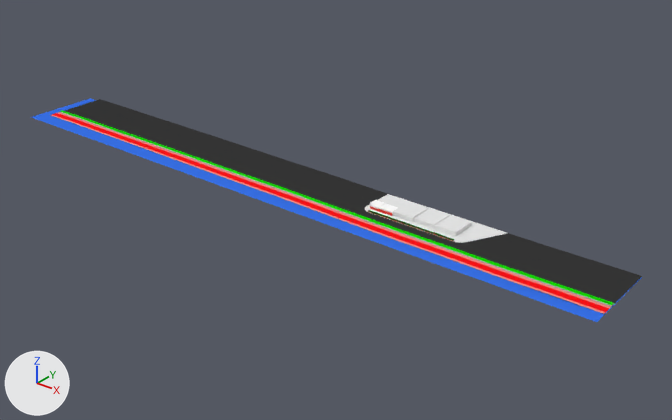
Before and after pictures for a commit that changed the Blender file Assets/boardwalkLayout.blend.
Rendered twice from a camera (50 mm lens) standing at (17.5, -18.09, 11.05) and looking at (2.2, 1.03, -0.81). Every picture has the same lights, and +X, +Y and +Z are marked at lower left.

In view in the first picture: 'B Block', 'B_Luce', 'Plane', 'Plane.001', 'Plane.002', 'SatMap', 'Street Layout'.
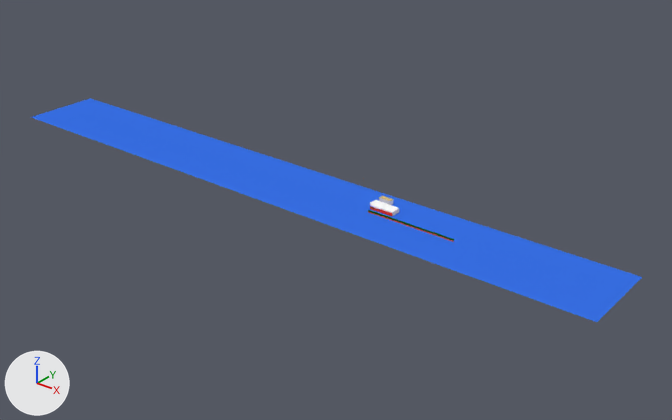
Commit message: Luce Detail
Modeled detail elements on Luce building facade

What differs and where, as boxes [x1, y1, x2, y2] in the pictures (672 x 420 px):
'Street Layout', hidden
    before: [51, 99, 642, 314]
'B Block', hidden
    before: [365, 194, 507, 243]
'Plane.002', deleted
    before: [434, 215, 472, 236]
'Plane.001', deleted
    before: [414, 208, 450, 229]
'Plane', deleted
    before: [393, 202, 429, 222]
part 1 of me_plane_004, built on
    before: [370, 200, 385, 211]
    after: [370, 200, 387, 212]
'SatMap', unchanged, uncovered by the edit
    both: [32, 98, 642, 322]

The change, as a list of edits to the scene's bpy script:
```text
Add mat_lucetrim:
    mat_lucetrim = diffuse_material('LuceTrim')
    mat_lucetrim.base_color = (0.00545, 0.0, 1.0)  # blue #1100ff
Add mat_lucewindow:
    mat_lucewindow = diffuse_material('LuceWindow')
    mat_lucewindow.base_color = (0.214, 0.0695, 0.0148)  # brown #7f4b20
Change me_plane_004:
    used by ob_b_luce; location = (4.21, 0.4, 0.1)
    remove me_plane_004.from_pydata(...)  # 39 vertices, 34 faces; spans x -0.349..-0.005, y -0.05..0.305, z -0.096..0.07
    add me_plane_004.from_pydata(...)  # 143 vertices, 107 faces; spans x -0.352..0.07, y -0.053..0.305, z -0.096..0.07
    me_plane_004 part 1
    1 vertex is removed from x -0.349, y 0.081, z -0.096
    8 faces are deleted
    5 vertices in x -0.008..-0.006, y -0.05..0.296, z -0.096..0.033 move by (0.076, 0.0, 0.0)
    4 vertices in x -0.349..-0.325, y 0.081..0.085, z -0.096..0.033 move by (0.0, 0.019, 0.0)
    1 vertex moves from x -0.005, y -0.05, z -0.096 to x 0.07, y -0.05, z -0.096
    38 vertices are added at x -0.349..-0.139, y -0.047..0.168, z -0.096..-0.018
    17 new vertices lie (0.0, 0.0, 0.043) away from vertices in x -0.349..-0.139, y -0.047..0.168, z -0.061
    3 new faces join them, mat_lucetop (its picture is missing)
    9 new faces join them, mat_lucebottom (its picture is missing)
    32 new faces join them, mat_lucewindow (brown #7f4b20)
    add me_plane_004.materials.append(mat_lucetrim)  # blue #1100ff
    add me_plane_004.materials.append(mat_lucewindow)  # brown #7f4b20
Remove ob_plane:
    ob_plane = bpy.data.objects.new('Plane', me_plane)
    ob_plane.location = (5.65, 0.55, -0.01)
Change ob_b_block:
    add ob_b_block.hide_viewport = True
Change ob_street_layout:
    add ob_street_layout.hide_viewport = True
Remove ob_plane_001:
    ob_plane_001 = bpy.data.objects.new('Plane.001', me_plane_005)
    ob_plane_001.location = (6.32, 0.57, -0.01)
Remove ob_plane_002:
    ob_plane_002 = bpy.data.objects.new('Plane.002', me_plane_007)
    ob_plane_002.location = (6.98, 0.57, -0.02)
```
